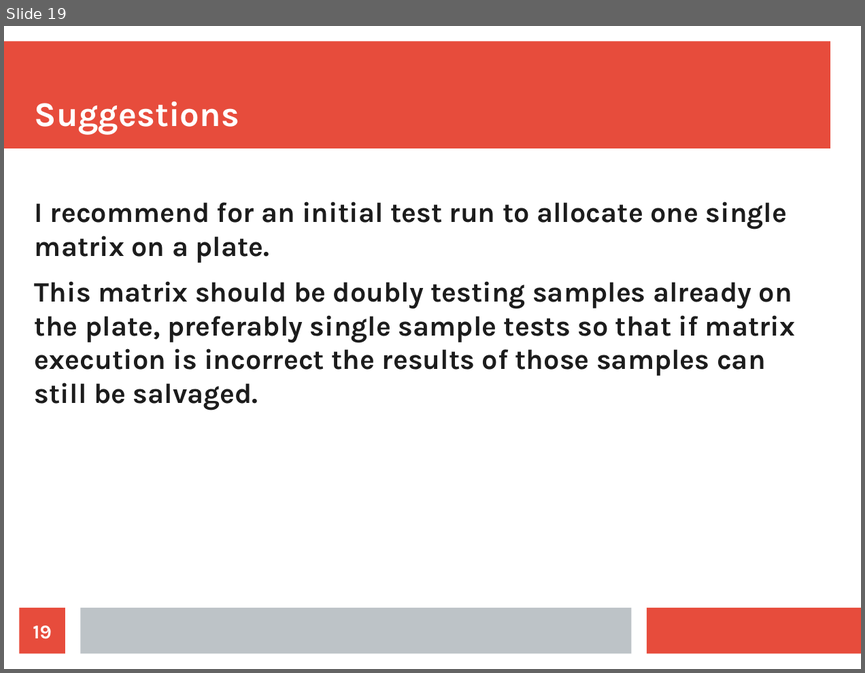
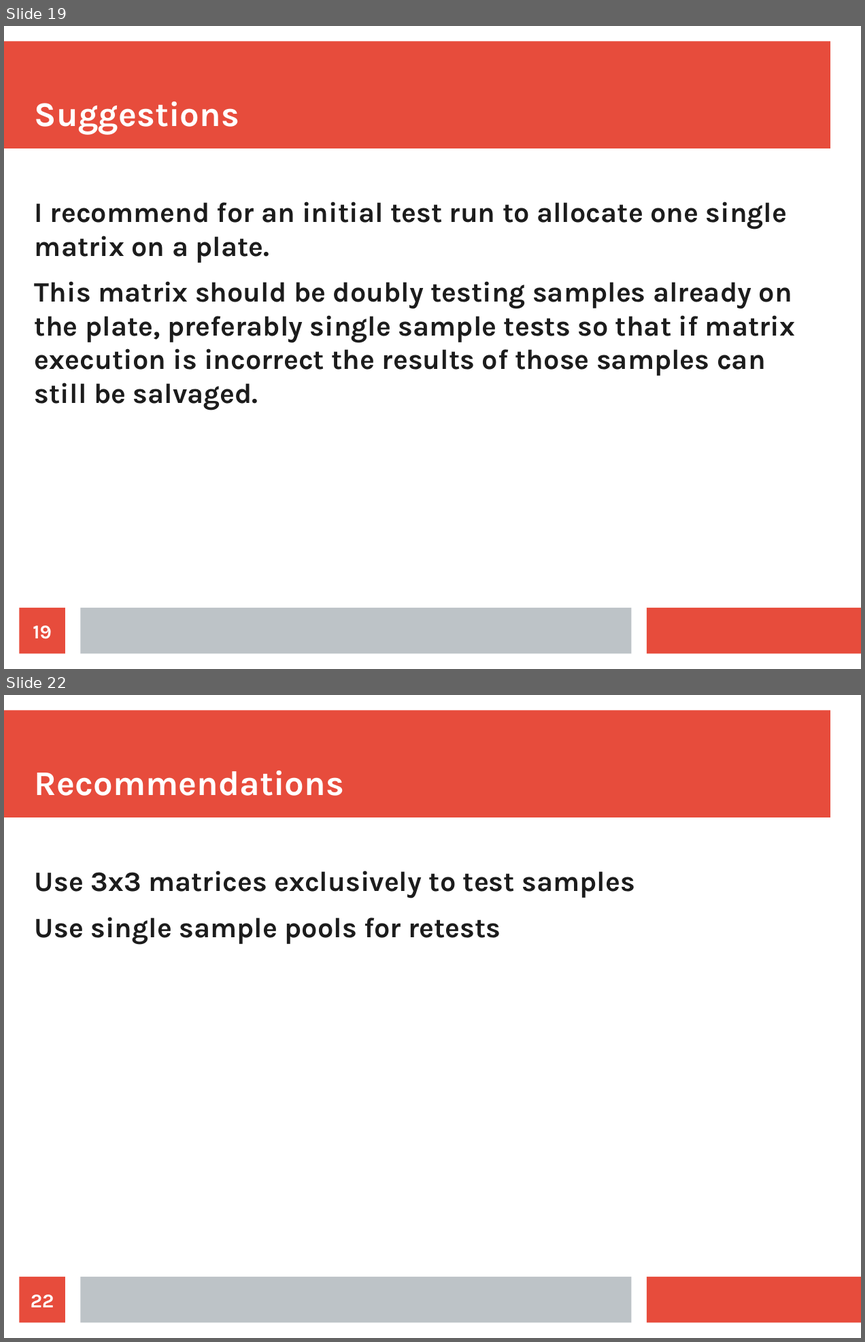
Before and after one commit to otbking/matrixpooling, a slide deck: procedure1.odp. Shown one above the other, each under a label of ours: slide 19 before the commit, slides 19 and 22 after it; the slides between them are not shown. The pictures are 865x673 and 865x1342 pixels, drawn with LibreOffice and Linux fonts; fonts in the diff are those of the drawing. Boxes give left, top, right and bottom in pixels: in the first picture for what was removed or moved away, otherwise in the second. Text is boxed around its words. In the diff, an @@ line names an element or a change of style, - is before the commit and + after.

```diff
--- a/procedure1.odp
+++ b/procedure1.odp
@@ slide 22 added at bbox=[4, 695, 861, 1338], background #FFFFFF; not listed: 3 template elements that a slide beside it also shows @@
@@ title added at bbox=[35, 770, 344, 796], 32 pt, text #FFFFFF, bold @@
+Recommendations
@@ text added at bbox=[35, 870, 634, 945], 26 pt, text #1C1C1C, bold @@
+Use 3x3 matrices exclusively to test samples
+Use single sample pools for retests
@@ page number added at bbox=[20, 1276, 65, 1323], fill #E74C3C, 18 pt, text #FFFFFF, bold @@
+22
```
Also in this commit, not shown: 2 other slides added, 1 slide removed.
